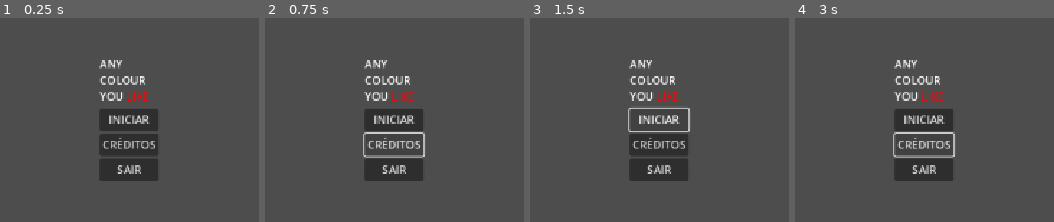
Above: before the commit, frames 1-4 (left to right).
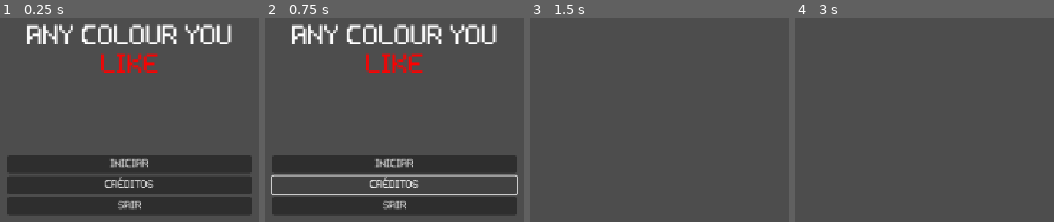
Above: after the commit, the same moments.

Repository: felipemarley/any_colour_you_like
Game: Godot game, scene res://scenes/main_menu.tscn
Same seed, same stepped clock (60 frames per second), same inputs: the game is played once before the commit and once after it.
Inputs (mouse positions are in pixels of both pictures, inside the frame that each line leads up to):
- Up to frame 1 (0.25 s): no input
- Up to frame 2 (0.75 s): click "CRÉDITOS" at 0.5 s
- Up to frame 3 (1.5 s): click "INICIAR" at 1.25 s
- Up to frame 4 (3 s): click (924, 120) at 2 s, where only the run before the commit has a clickable "INICIAR"; click (924, 144) at 2.75 s, where only the run before the commit has a clickable "CRÉDITOS"

The runs differ from the first frame. In frame 1, 32% of the frame differs, in the area x 2-98%, y 2-97%; in frame 2, 26%; in frame 3, 6.3%; in frame 4, 6.8%.

Commit message:
fonte e dimensionamento da tela

Diff:
--- a/project.godot
+++ b/project.godot
@@ -19,3 +19,7 @@
 
 window/stretch/mode="canvas_items"
 window/stretch/aspect="expand"
+
+[gui]
+
+theme/custom_font="uid://b0fxyj22m7n40"
--- /dev/null
+++ b/scenes/intro.tscn
@@ -0,0 +1,9 @@
+[gd_scene format=3 uid="uid://dafh74x38yas7"]
+
+[node name="intro" type="Control"]
+layout_mode = 3
+anchors_preset = 15
+anchor_right = 1.0
+anchor_bottom = 1.0
+grow_horizontal = 2
+grow_vertical = 2
--- a/scenes/main_menu.tscn
+++ b/scenes/main_menu.tscn
@@ -11,34 +11,45 @@
 grow_vertical = 2
 script = ExtResource("1_l6cm7")
 
-[node name="CenterContainer" type="CenterContainer" parent="."]
+[node name="MarginContainer" type="MarginContainer" parent="."]
 layout_mode = 1
 anchors_preset = 15
 anchor_right = 1.0
 anchor_bottom = 1.0
 grow_horizontal = 2
 grow_vertical = 2
+theme_override_constants/margin_left = 400
+theme_override_constants/margin_top = 250
+theme_override_constants/margin_right = 400
+theme_override_constants/margin_bottom = 250
 metadata/_edit_lock_ = true
 
-[node name="VBoxContainer" type="VBoxContainer" parent="CenterContainer"]
+[node name="VBoxContainer" type="VBoxContainer" parent="MarginContainer"]
 layout_mode = 2
 
-[node name="titulo" type="RichTextLabel" parent="CenterContainer/VBoxContainer"]
+[node name="titulo" type="RichTextLabel" parent="MarginContainer/VBoxContainer"]
 layout_mode = 2
+theme_override_font_sizes/normal_font_size = 40
 bbcode_enabled = true
 text = "ANY COLOUR YOU [color=red]LIKE[/color]"
 fit_content = true
+horizontal_alignment = 1
 
-[node name="iniciar" type="Button" parent="CenterContainer/VBoxContainer"]
+[node name="MarginContainer" type="MarginContainer" parent="MarginContainer/VBoxContainer"]
+layout_mode = 2
+theme_override_constants/margin_top = 100
+
+[node name="iniciar" type="Button" parent="MarginContainer/VBoxContainer"]
 layout_mode = 2
 text = "INICIAR"
 
-[node name="creditos" type="Button" parent="CenterContainer/VBoxContainer"]
+[node name="creditos" type="Button" parent="MarginContainer/VBoxContainer"]
 layout_mode = 2
 text = "CRÉDITOS"
 
-[node name="sair" type="Button" parent="CenterContainer/VBoxContainer"]
+[node name="sair" type="Button" parent="MarginContainer/VBoxContainer"]
 layout_mode = 2
 text = "SAIR"
 
-[connection signal="pressed" from="CenterContainer/VBoxContainer/sair" to="." method="_on_sair_pressed"]
+[connection signal="pressed" from="MarginContainer/VBoxContainer/iniciar" to="." method="_on_iniciar_pressed"]
+[connection signal="pressed" from="MarginContainer/VBoxContainer/sair" to="." method="_on_sair_pressed"]
--- a/scripts/main_menu.gd
+++ b/scripts/main_menu.gd
@@ -3,3 +3,7 @@
 
 func _on_sair_pressed() -> void:
 	get_tree().quit()
+
+
+func _on_iniciar_pressed() -> void:
+	get_tree().change_scene_to_file("res://scenes/intro.tscn")
Binary file added: assets/lower-pixel.regular.otf
Not shown, added: assets/lower-pixel.regular.otf.import
